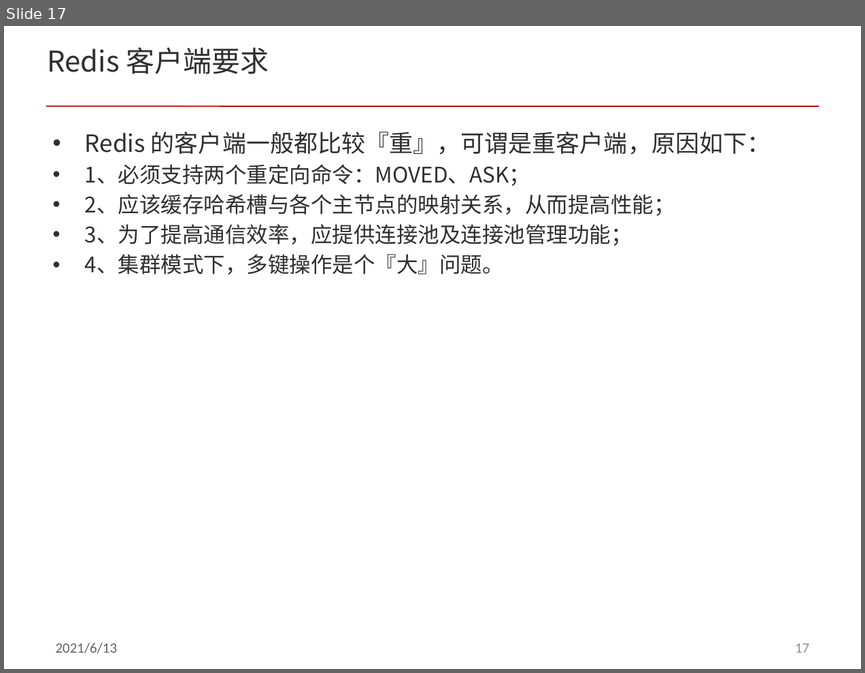
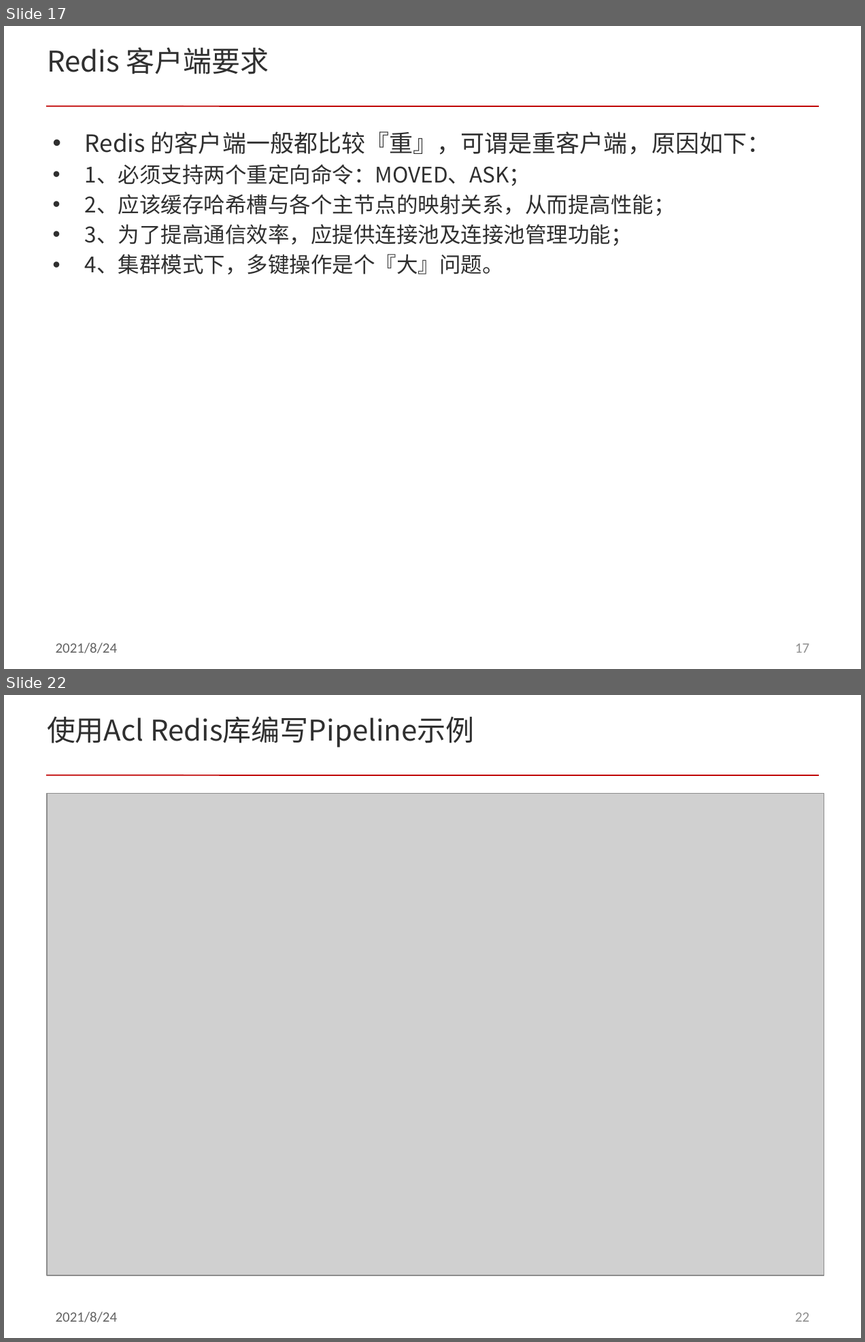
Before and after one commit to acl-dev/acl, a slide deck: doc/redis_cluster.pptx. Shown one above the other, each under a label of ours: slide 17 before the commit, slides 17 and 22 after it; the slides between them are not shown. The pictures are 865x673 and 865x1342 pixels, drawn with LibreOffice and Linux fonts; fonts in the diff are those of the drawing; grey boxes stand for pictures. Boxes give left, top, right and bottom in pixels: in the first picture for what was removed or moved away, otherwise in the second. Text is boxed around its words. In the diff, an @@ line names an element or a change of style, - is before the commit and + after.

```diff
--- a/doc/redis_cluster.pptx
+++ b/doc/redis_cluster.pptx
@@ slide 22 added at box(4, 695, 861, 1338), background #FFFFFF; not listed: 3 template elements that a slide beside it also shows @@
@@ title added at box(47, 716, 475, 747), 24 pt, text #303030 @@
+使用Acl Redis库编写Pipeline示例
@@ picture added at box(47, 794, 824, 1275) @@
@@ slide 17 changed as well @@
@@ text at box(56, 642, 118, 653): text changed @@
-2021/6/13
+2021/8/24
```
Also in this commit, not shown: 26 other slides changed, 3 other slides added.
